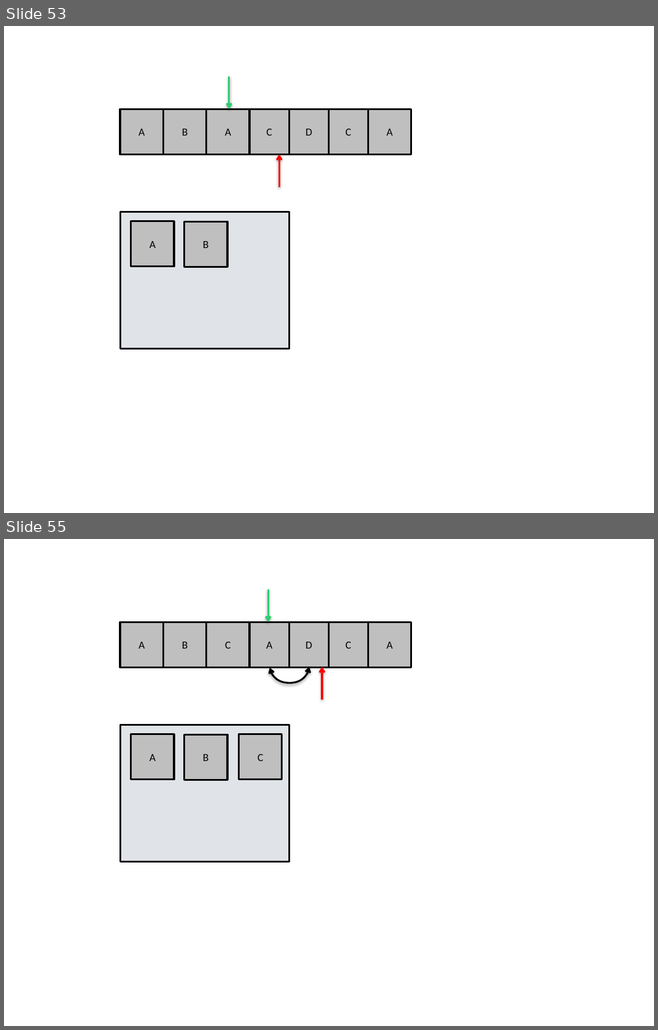
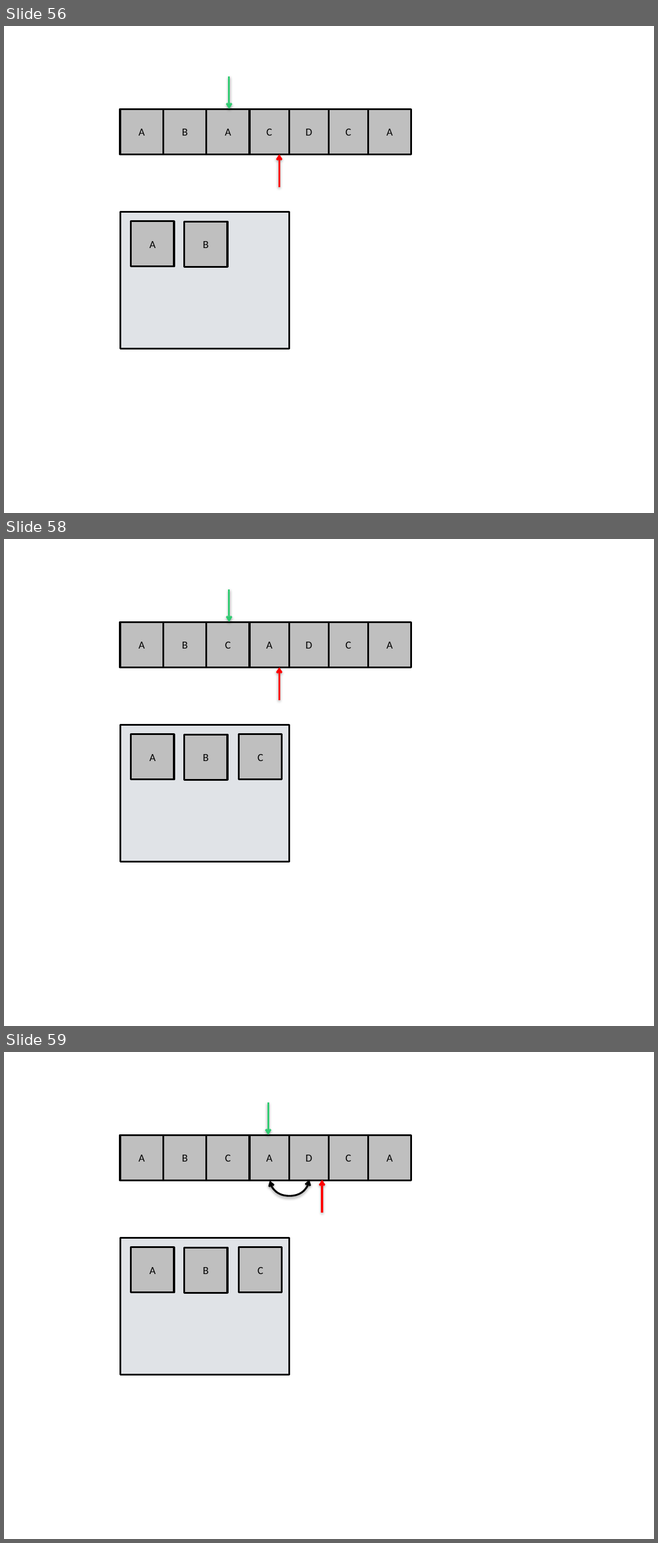
Before and after one commit to jainankit49/HackerGymContent, a slide deck: Images/imgs.pptx. Shown one above the other, each under a label of ours: slides 53 and 55 before the commit, slides 56, 58 and 59 after it; the slides between them are not shown. The pictures are 658x1030 and 658x1543 pixels, drawn with LibreOffice and Linux fonts; fonts in the diff are those of the drawing. Boxes give left, top, right and bottom in pixels: in the first picture for what was removed or moved away, otherwise in the second. Text is boxed around its words. In the diff, an @@ line names an element or a change of style, - is before the commit and + after.

```diff
--- a/Images/imgs.pptx
+++ b/Images/imgs.pptx
@@ slide 58 added at [4,539,654,1026], background #FFFFFF @@
@@ group added at [120,589,411,862]: 11 rectangles, 2 arrows @@
+C
+B
+A
+D
+A
+C
+A
+A
+B
+C
@@ what was slide 53 is now slide 56 @@
@@ what was slide 55 is now slide 59 @@
```
Also in this commit, not shown: 1 slide changed, 5 other slides added, 4 other files.
